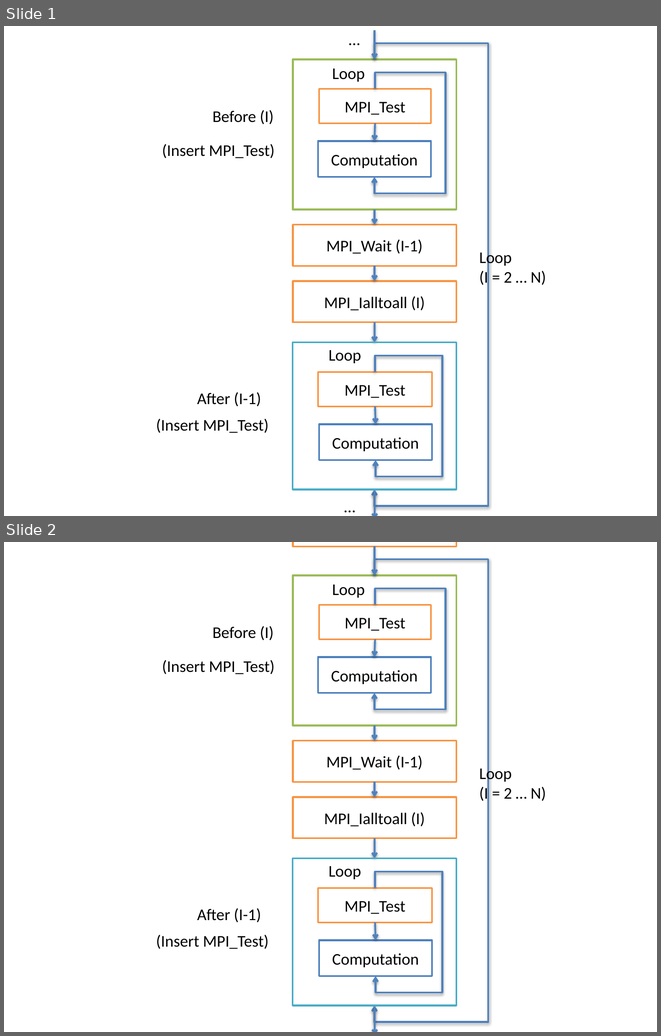
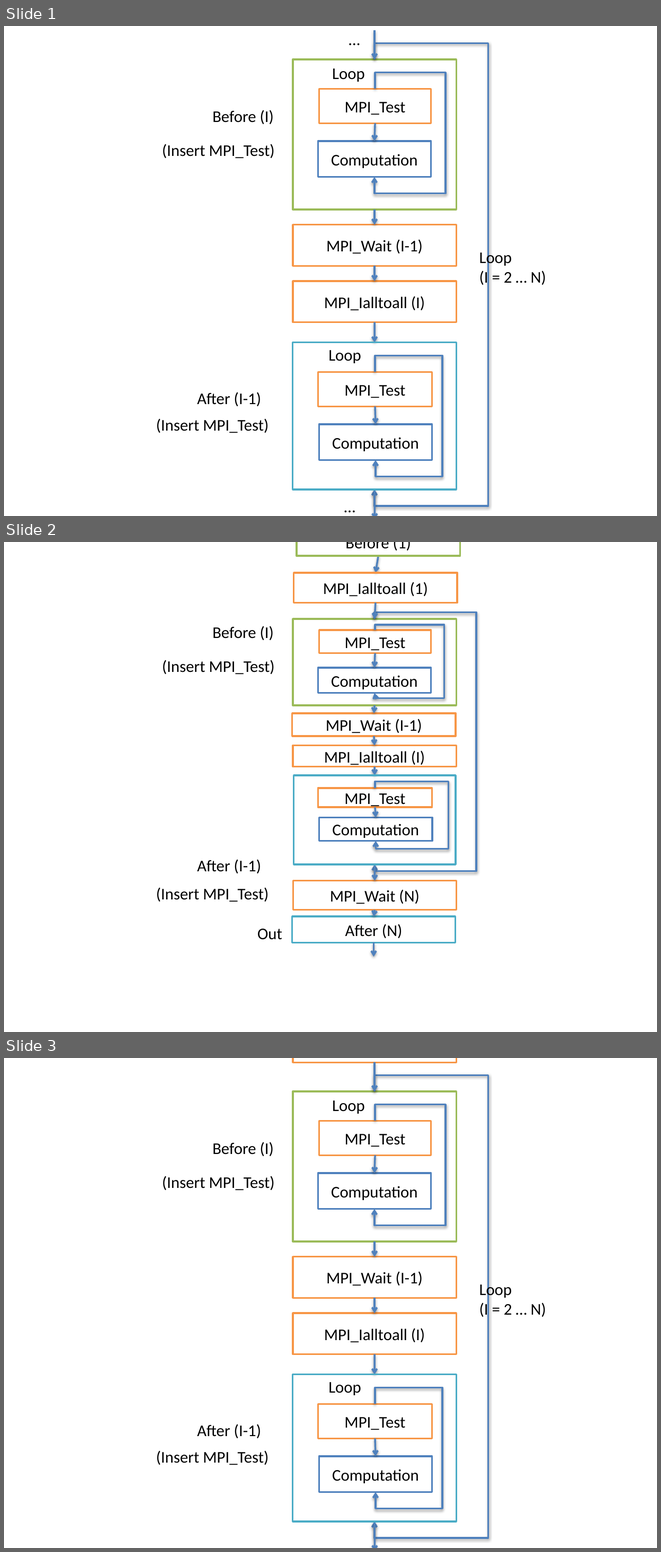
Before and after one commit to jichi-uccs/cco-paper, a slide deck: fig/ft_cco.pptx. Shown one above the other, each under a label of ours: slides 1 and 2 before the commit, slides 1, 2 and 3 after it. The pictures are 661x1036 and 661x1552 pixels, drawn with LibreOffice and Linux fonts; fonts in the diff are those of the drawing. Boxes give left, top, right and bottom in pixels: in the first picture for what was removed or moved away, otherwise in the second. Text is boxed around its words. In the diff, an @@ line names an element or a change of style, - is before the commit and + after.

```diff
--- a/fig/ft_cco.pptx
+++ b/fig/ft_cco.pptx
@@ slide 2 added at [4,542,657,1032], background #FFFFFF @@
@@ group added at [156,542,473,956]: 12 rectangles, 10 arrows, 6 texts, 3 elbow arrows @@
+MPI_Ialltoall (I)
+MPI_Wait (I-1)
+MPI_Test
+Before (I)
+After (I-1)
+Before (1)
+MPI_Ialltoall (1)
+MPI_Wait (N)
+After (N)
+In
+Out
+(Insert MPI_Test)
+(Insert MPI_Test)
+Computation
+MPI_Test
+Computation
@@ what was slide 2 is now slide 3 @@
```
Also in this commit, not shown: 2 other files.
